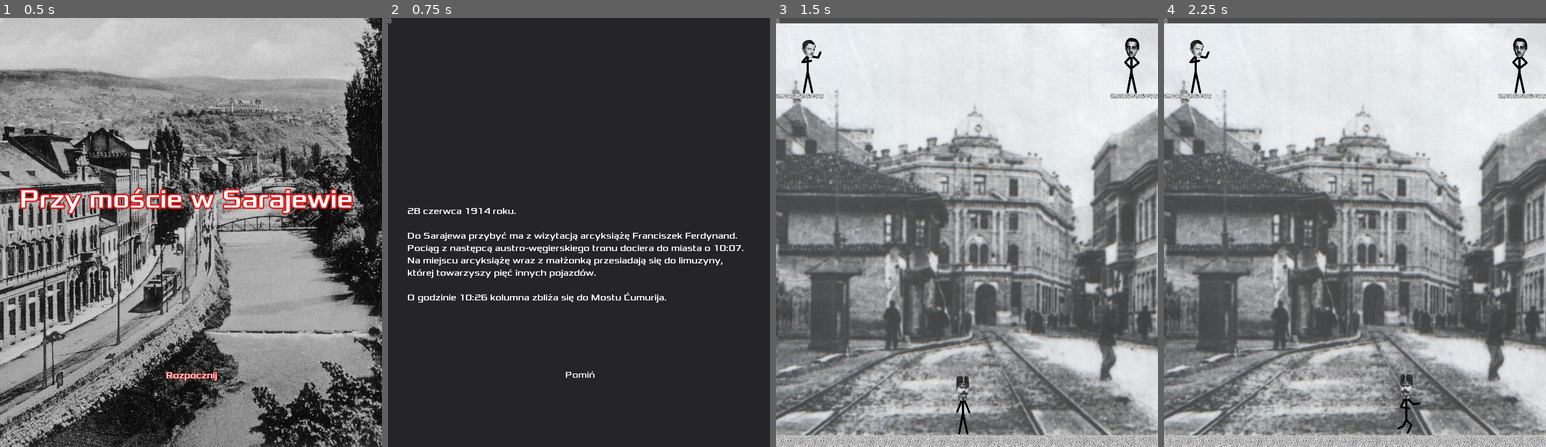
Above: before the commit, frames 1-4 (left to right).
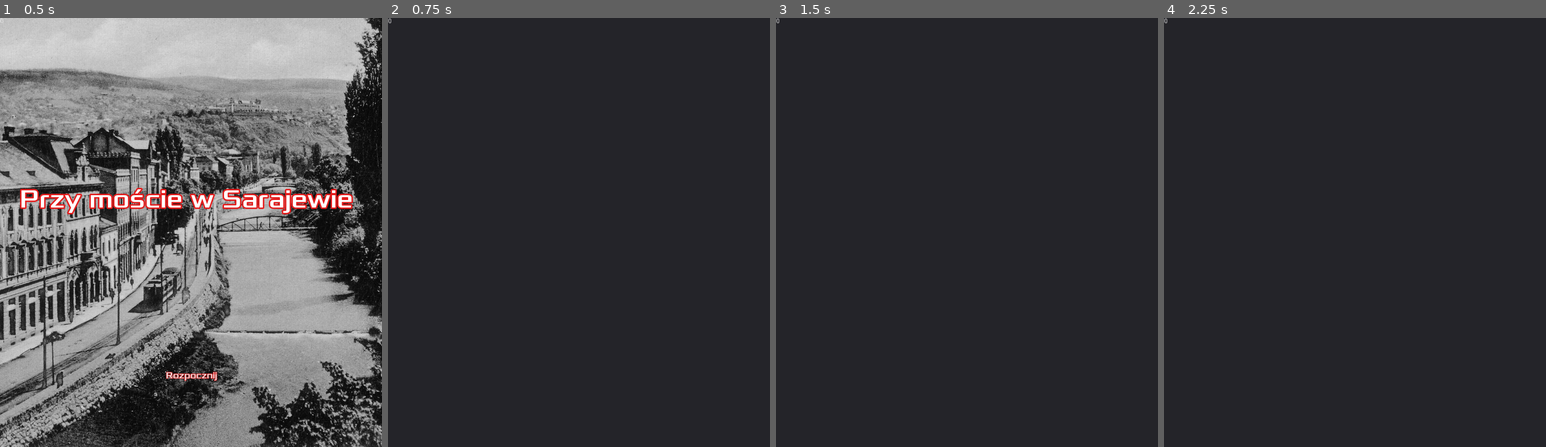
Above: after the commit, the same moments.

Repository: MrAstorii/Zadanie01
Game: Godot game, scene res://Świat.tscn
Same seed, same stepped clock (60 frames per second), same inputs: the game is played once before the commit and once after it.
Inputs (mouse positions are in pixels of both pictures, inside the frame that each line leads up to):
- Up to frame 1 (0.5 s): no input
- Up to frame 2 (0.75 s): click "Rozpocznij" at 0.5 s
- Up to frame 3 (1.5 s): click (967, 374) at 1.25 s, where only the run before the commit has a clickable "Pomiń"
- Up to frame 4 (2.25 s): hold Right (ui_right) from 2.03 s (still down)

Frame 1 is identical in both runs. In frame 2, 2.7% of the frame differs, in the area x 5-94%, y 44-84%; in frame 3, 100%, in the area x 0-100%, y 0-100%; in frame 4, 100%.
Error after the commit: Attempt to call function 'stop' in base 'null instance' on a null instance. (res://Świat.gd:13)

Commit message:
Update Świat.gd

Diff:
--- a/Zadanie01/Świat.gd
+++ b/Zadanie01/Świat.gd
@@ -6,13 +6,18 @@
 	$ScoreTimer.stop()
 	$HUD.show_game_over()
 	get_tree().call_group("Pociski", "queue_free")
+	$Muzyka.stop()
+	$Open.play()
 
 func new_game():
+	$Open.stop()
 	score = 0
 	$FF.start($StartPosition.position)
 	$StartTimer.start()
 	$HUD.update_score(score)
 	$HUD.show_message()
+	$Muzyka.play()
+
 
 func _on_StartTimer_timeout():
 	$ScoreTimer.start()
